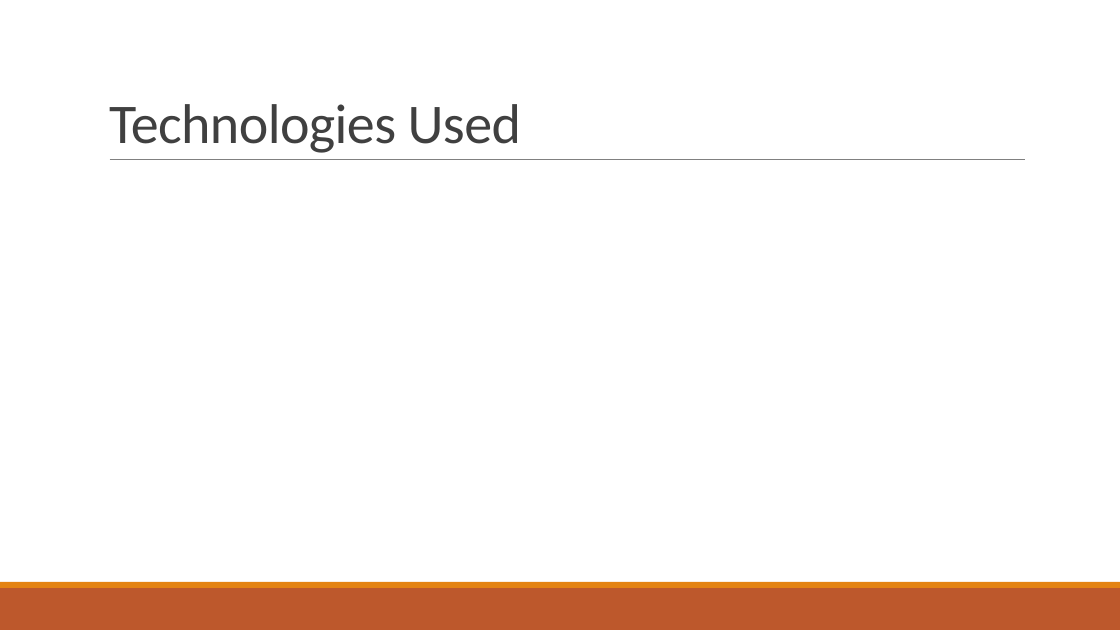
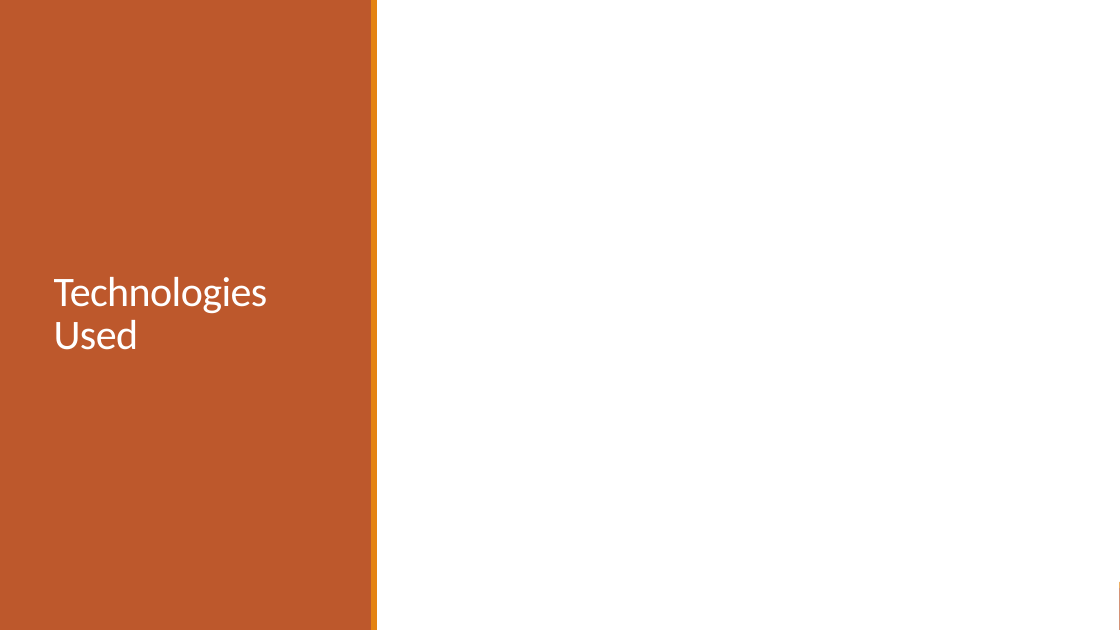
Before and after one commit to hrvwnd/project2-unknowntitle, a slide deck: slide 11 of documentation/Recipe-presentation.pptx. Drawn at 1120x630 pixels with LibreOffice and Linux fonts; fonts in the diff are those of the drawing. Boxes give left, top, right and bottom in pixels: in the first picture for what was removed or moved away, otherwise in the second. Text is boxed around its words. In the diff, an @@ line names an element or a change of style, - is before the commit and + after.

```diff
--- a/documentation/Recipe-presentation.pptx
+++ b/documentation/Recipe-presentation.pptx
@@ rectangle added at [0,0,1120,630], fill #FFFFFF @@
@@ rectangle added at [0,0,372,630], fill #BD582C @@
@@ rectangle added at [371,0,377,630], fill #E48312 @@
@@ title "Technologies Used": place and size @@
-title "Technologies Used" at [109,104,521,153]
+title "Technologies Used" at [54,277,268,350]
@@ title "Technologies Used" at [54,277,268,350]: size 48 to 36 pt, text colour #404040 to #FFFFFF; vertical alignment bottom to middle @@
@@ line removed from (110, 160) to (1026, 160) @@
```
Also in this commit, not shown: 2 other slides changed, 1 other file.
